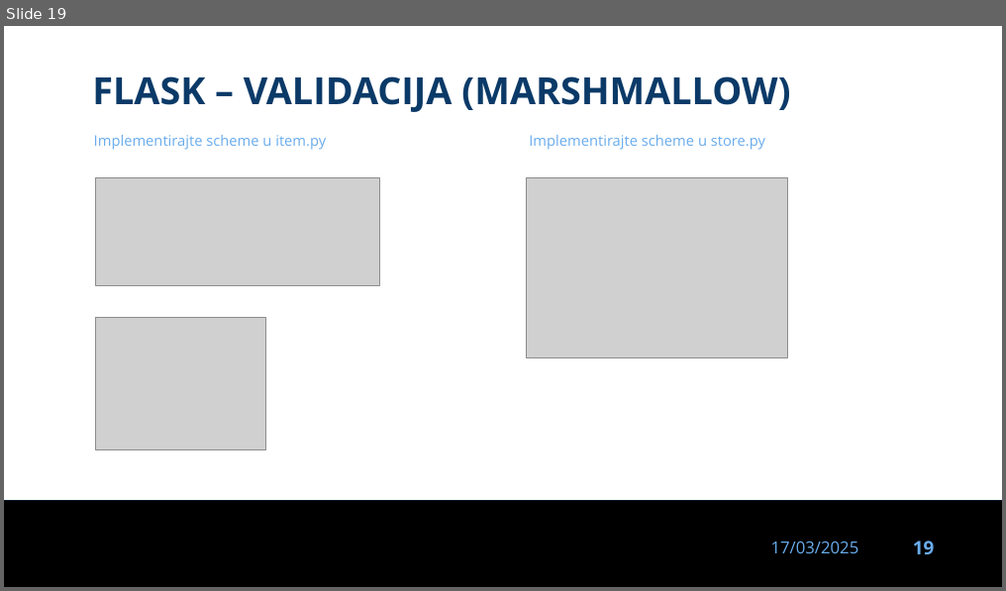
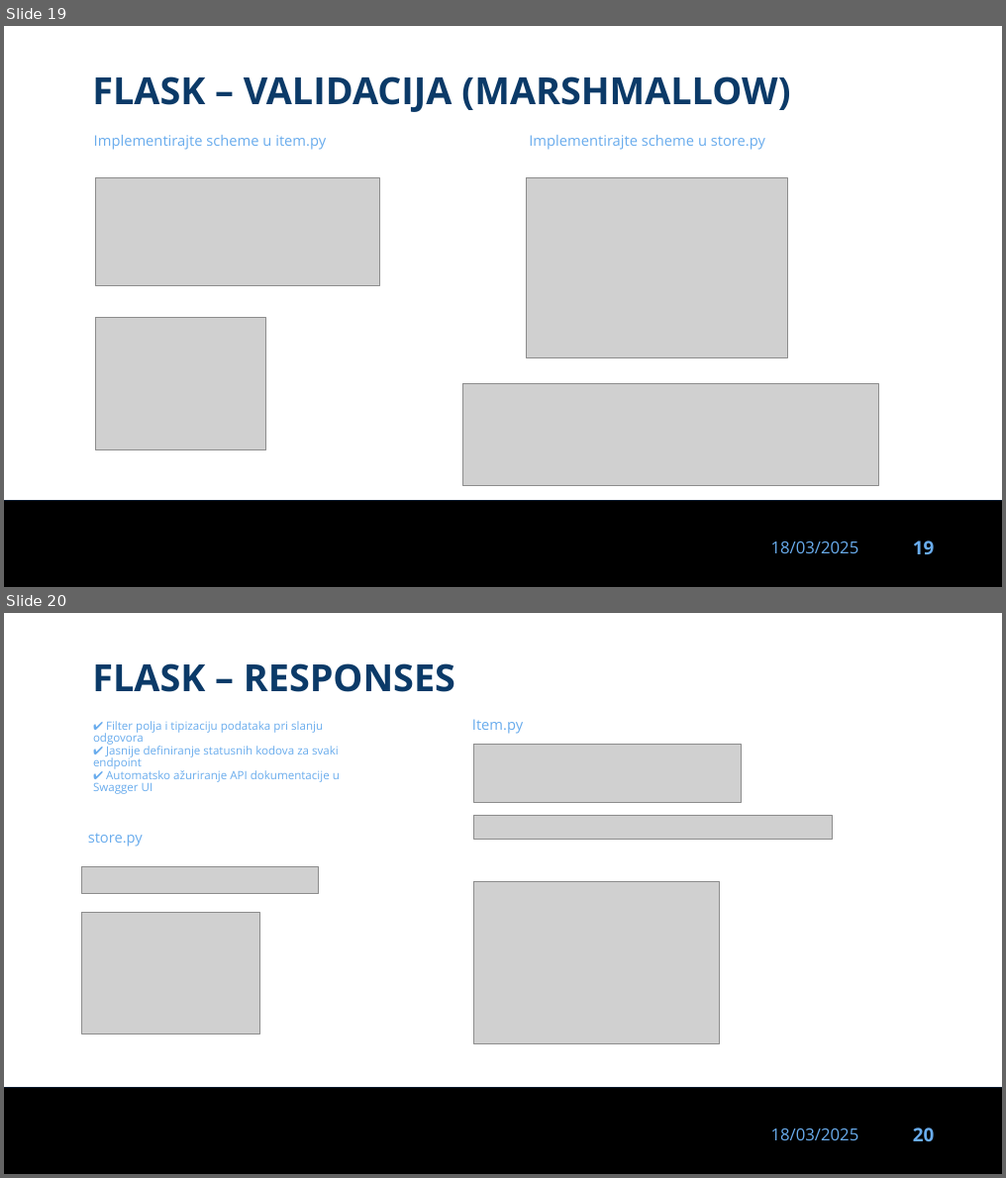
Before and after one commit to dinoDuvnjak/CTK, a slide deck: Bootcamp/flask/flask.pptx. Shown one above the other, each under a label of ours: slide 19 before the commit, slides 19 and 20 after it. The pictures are 1006x591 and 1006x1178 pixels, drawn with LibreOffice and Linux fonts; fonts in the diff are those of the drawing; grey boxes stand for pictures; background and template pictures are left out. Boxes give left, top, right and bottom in pixels: in the first picture for what was removed or moved away, otherwise in the second. Text is boxed around its words. In the diff, an @@ line names an element or a change of style, - is before the commit and + after.

Commit message:
flask auth

```diff
--- a/Bootcamp/flask/flask.pptx
+++ b/Bootcamp/flask/flask.pptx
@@ slide 20 added at bbox=[4, 613, 1002, 1174], background #FFFFFF; not listed: 3 template elements that a slide beside it also shows @@
@@ text added at bbox=[92, 663, 455, 692], 36 pt, text #0B3A68, bold @@
+FLASK – RESPONSES
@@ text added at bbox=[93, 721, 340, 794], 11 pt, text #69ACED @@
+✔ Filter polja i tipizaciju podataka pri slanju odgovora
+✔ Jasnije definiranje statusnih kodova za svaki endpoint
+✔ Automatsko ažuriranje API dokumentacije u Swagger UI
@@ text added at bbox=[472, 719, 523, 734], 14 pt, text #69ACED @@
+Item.py
@@ picture added at bbox=[474, 745, 742, 802] @@
@@ picture added at bbox=[474, 815, 832, 839] @@
@@ text added at bbox=[88, 833, 143, 847], 14 pt, text #69ACED @@
+store.py
@@ picture added at bbox=[82, 866, 319, 894] @@
@@ picture added at bbox=[474, 881, 721, 1045] @@
@@ picture added at bbox=[82, 913, 260, 1035] @@
@@ slide 19 changed as well @@
@@ picture added at bbox=[463, 383, 878, 485] @@
@@ text at bbox=[771, 542, 859, 554]: text changed @@
-17/03/2025
+18/03/2025
```
Also in this commit, not shown: 18 other slides changed, 4 other slides added, 13 other files.
